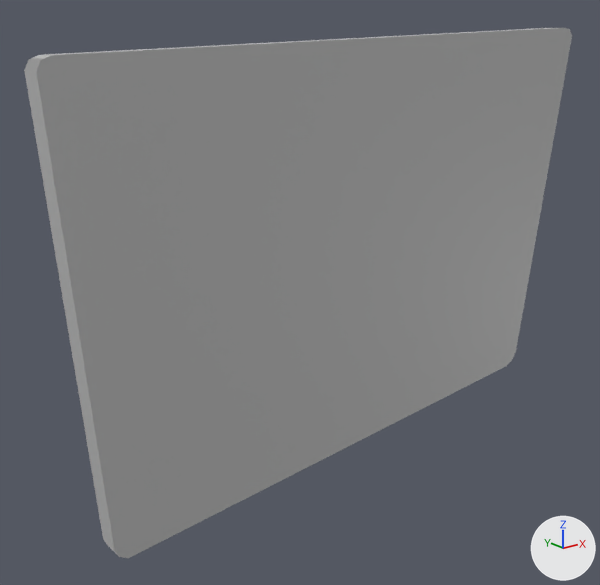
Two versions of the FBX model Assets/Meshes/Appliances/Appliances_Monitor.fbx, one commit apart.
Rendered twice from a 50 mm camera at (-1.314, -1.47, 0.547) aimed at (-0.079, 0.074, -0.07). The lights are fixed; the arrows at lower right show +X, +Y and +Z. Where no turn or scale is listed for an object, it has been applied to the vertices.

The first picture shows 'Appliances_Monitor'.
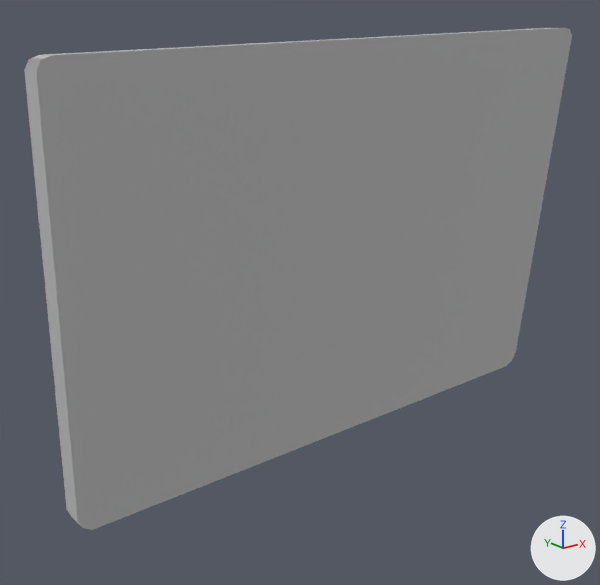
Where the change shows, as pixel boxes [x1, y1, x2, y2] in the pictures (600 x 585 px; the box of a moved part takes in the faces that stretch with it):
```json
{"object": "Appliances_Monitor", "change": "reshaped", "before": [24, 28, 572, 558], "after": [24, 28, 572, 530]}
{"part": 1, "of": "me_mesh", "change": "moved or reshaped", "before": [25, 75, 504, 558], "after": [25, 75, 504, 530]}
```

Edits to the scene script, one JSON object a line:
```json
{"block": "me_mesh", "where": "me_mesh.from_pydata(...)  # 36 vertices, 34 faces; spans x -0.74..0.83, y -0.02..0.03, z -0.54..0.56"}
{"block": "me_mesh", "where": "# used by ob_appliances_monitor; location = (0.0, 0.0, 0.0)"}
{"block": "me_mesh", "change": "me_mesh part 1: all 9 vertices in x -0.66..-0.63, y -0.02..0.03, z -0.54..-0.51 are moved by (-0.08, 0.0, 0.1)"}
```
